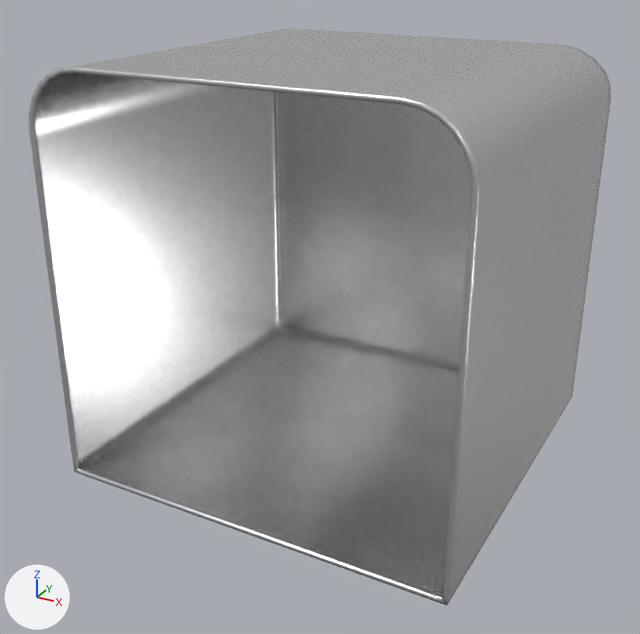
Two versions of the glTF model packages/dcl/models/box.glb, one commit apart.
Before and after are seen from a 50 mm camera at (15.3, -29.8, 19.9) aimed at (-0.4, -1.2, 5.7). Every picture has the same lights, and +X, +Y and +Z are marked at lower left. Where no turn or scale is listed for an object, it has been applied to the vertices.
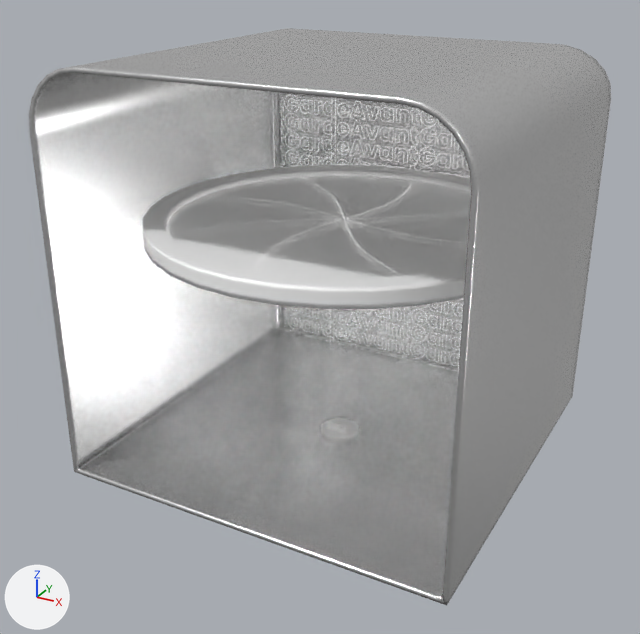
The newer file is also rescaled (x4.0), turned or shifted as a whole; pictures and numbers use the older file's frame.

What the commit changed:
Picture 'round' (img_round) is new.
Picture 'AvantGarde' (img_avantgarde) is new.
Material 'Material.001' (mat_material_001) is new.
Its base color is (1.0, 1.0, 1.0) (white #ffffff).
Its metallic is 0.3.
Its roughness is 0.667.
Its emission strength is 0.0793.
Material 'roundLight' (mat_roundlight) is new.
Uses the picture img_round.
Material 'logo' (mat_logo) is new.
Uses the picture img_avantgarde.
Mesh me_cylinder_046 is new.
It has 576 vertices, 1148 faces and spans x -7.8..7.8, y -7.8..7.8, z -0.4..0.4.
It uses material mat_material_001 (white #ffffff).
Mesh me_cylinder is new.
It has 160 vertices, 316 faces and spans x -0.84..0.84, y -0.84..0.84, z -0.07..0.07.
It uses material mat_material_001 (white #ffffff).
Mesh me_cube_001 is new.
It has 384 vertices, 764 faces and spans x -0.448..0.448, y -0.039..0.039, z -0.167..0.167.
It uses material mat_material_001 (white #ffffff).
Mesh me_plane_001 is new.
It has 4 vertices, 2 faces and spans x -6.87..6.87, y -6.87..6.87, z 0.0.
It uses material mat_roundlight.
Mesh me_plane is new.
It has 4 vertices, 2 faces and spans x -7.5..7.5, y 0.0, z -7.5..7.5.
It uses material mat_logo.
Object 'Cylinder.043' (ob_cylinder_043) is new; it shows me_cylinder_046.
Its location is (0.0, -0.01, 9.32).
Object 'Cylinder' (ob_cylinder) is new; it shows me_cylinder.
Its location is (0.02, -0.24, 0.06).
Object 'Cube' (ob_cube) is new; it shows me_cube_001.
Its location is (0.0, -0.54, 0.34).
Object 'Plane.006' (ob_plane_006) is new; it shows me_plane_001.
Its location is (0.0, -0.01, 9.48).
Object 'Plane' (ob_plane) is new; it shows me_plane.
Its location is (0.0, 7.55, 7.31).

What differs and where, as boxes [x1, y1, x2, y2] in the pictures (640 x 634 px):
'Cylinder.043', added
    after: [143, 165, 471, 309]
'Plane', added
    after: [279, 95, 470, 372]
'Cylinder', added
    after: [321, 418, 359, 441]
'Plane.006', added
    after: [167, 174, 471, 275]
'Cube', added
    after: [327, 421, 346, 433]
